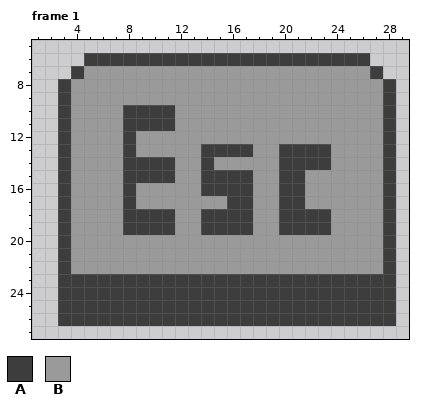
Edited in one commit: pixel-art file (Assets/HisaAssets/Textures/UI/Controller/Esckey.aseprite). Above is the file before it was changed.
32x32 pixels, 2 frames. Pixels under 10% opacity are left out. Shown: frame 1: x 1..29, y 5..27.
Palette (. is transparent): A #3d3d3d  B #9a9a9a
Pixels before, frame 1, first column x 3:
 6 ..AAAAAAAAAAAAAAAAAAAAAA..
 7 .ABBBBBBBBBBBBBBBBBBBBBBA.
 8 ABBBBBBBBBBBBBBBBBBBBBBBBA
 9 ABBBBBBBBBBBBBBBBBBBBBBBBA
10 ABBBBAAAABBBBBBBBBBBBBBBBA
11 ABBBBAAAABBBBBBBBBBBBBBBBA
12 ABBBBABBBBBBBBBBBBBBBBBBBA
13 ABBBBABBBBBAAAABBAAAABBBBA
14 ABBBBAAAABBABBBBBAAAABBBBA
15 ABBBBAAAABBAAAABBAABBBBBBA
16 ABBBBABBBBBAAAABBAABBBBBBA
17 ABBBBABBBBBBBAABBAABBBBBBA
18 ABBBBAAAABBAAAABBAAAABBBBA
19 ABBBBAAAABBAAAABBAAAABBBBA
20 ABBBBBBBBBBBBBBBBBBBBBBBBA
21 ABBBBBBBBBBBBBBBBBBBBBBBBA
22 ABBBBBBBBBBBBBBBBBBBBBBBBA
23 AAAAAAAAAAAAAAAAAAAAAAAAAA
24 AAAAAAAAAAAAAAAAAAAAAAAAAA
25 AAAAAAAAAAAAAAAAAAAAAAAAAA
26 AAAAAAAAAAAAAAAAAAAAAAAAAA
Now the later version:
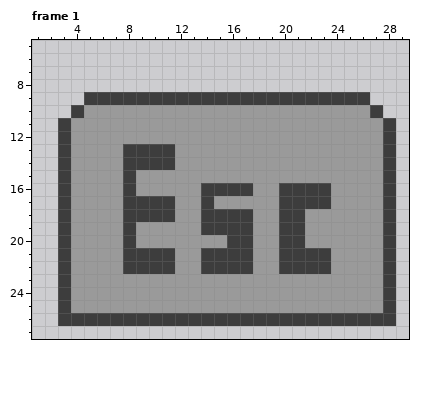
What changed:
{"where": "frame 1"}
{"frame":1,"y":6,"x":5,"old":"AAAAAAAAAAAAAAAAAAAAAA","new":"......................"}
{"frame":1,"y":7,"x":4,"old":"ABBBBBBBBBBBBBBBBBBBBBBA","new":"........................"}
{"frame":1,"y":8,"x":3,"old":"ABBBBBBBBBBBBBBBBBBBBBBBBA","new":".........................."}
{"frame":1,"y":9,"x":3,"old":"ABBBBBBBBBBBBBBBBBBBBBBBBA","new":"..AAAAAAAAAAAAAAAAAAAAAA.."}
{"frame":1,"y":10,"x":3,"old":"AB","new":".A"}
{"frame":1,"y":10,"x":8,"old":"AAAA","new":"BBBB"}
{"frame":1,"y":10,"x":27,"old":"BA","new":"A."}
{"frame":1,"y":11,"x":8,"old":"AAAA","new":"BBBB"}
{"frame":1,"y":12,"x":8,"old":"A","new":"B"}
{"frame":1,"y":13,"x":9,"old":"BBB","new":"AAA"}
{"frame":1,"y":13,"x":14,"old":"AAAA","new":"BBBB"}
{"frame":1,"y":13,"x":20,"old":"AAAA","new":"BBBB"}
{"frame":1,"y":14,"x":14,"old":"A","new":"B"}
{"frame":1,"y":14,"x":20,"old":"AAAA","new":"BBBB"}
{"frame":1,"y":15,"x":9,"old":"AAA","new":"BBB"}
{"frame":1,"y":15,"x":14,"old":"AAAA","new":"BBBB"}
{"frame":1,"y":15,"x":20,"old":"AA","new":"BB"}
{"frame":1,"y":16,"x":22,"old":"BB","new":"AA"}
{"frame":1,"y":17,"x":9,"old":"BBB","new":"AAA"}
{"frame":1,"y":17,"x":14,"old":"B","new":"A"}
{"frame":1,"y":17,"x":16,"old":"AA","new":"BB"}
{"frame":1,"y":17,"x":22,"old":"BB","new":"AA"}
{"frame":1,"y":18,"x":22,"old":"AA","new":"BB"}
{"frame":1,"y":19,"x":9,"old":"AAA","new":"BBB"}
{"frame":1,"y":19,"x":22,"old":"AA","new":"BB"}
{"frame":1,"y":20,"x":8,"old":"B","new":"A"}
{"frame":1,"y":20,"x":16,"old":"BB","new":"AA"}
{"frame":1,"y":20,"x":20,"old":"BB","new":"AA"}
{"frame":1,"y":21,"x":8,"old":"BBBB","new":"AAAA"}
{"frame":1,"y":21,"x":14,"old":"BBBB","new":"AAAA"}
{"frame":1,"y":21,"x":20,"old":"BBBB","new":"AAAA"}
{"frame":1,"y":22,"x":8,"old":"BBBB","new":"AAAA"}
{"frame":1,"y":22,"x":14,"old":"BBBB","new":"AAAA"}
{"frame":1,"y":22,"x":20,"old":"BBBB","new":"AAAA"}
{"frame":1,"y":23,"x":4,"old":"AAAAAAAAAAAAAAAAAAAAAAAA","new":"BBBBBBBBBBBBBBBBBBBBBBBB"}
{"frame":1,"y":24,"x":4,"old":"AAAAAAAAAAAAAAAAAAAAAAAA","new":"BBBBBBBBBBBBBBBBBBBBBBBB"}
{"frame":1,"y":25,"x":4,"old":"AAAAAAAAAAAAAAAAAAAAAAAA","new":"BBBBBBBBBBBBBBBBBBBBBBBB"}
{"label":"changed","picture_box":[58,53,396,313]}
